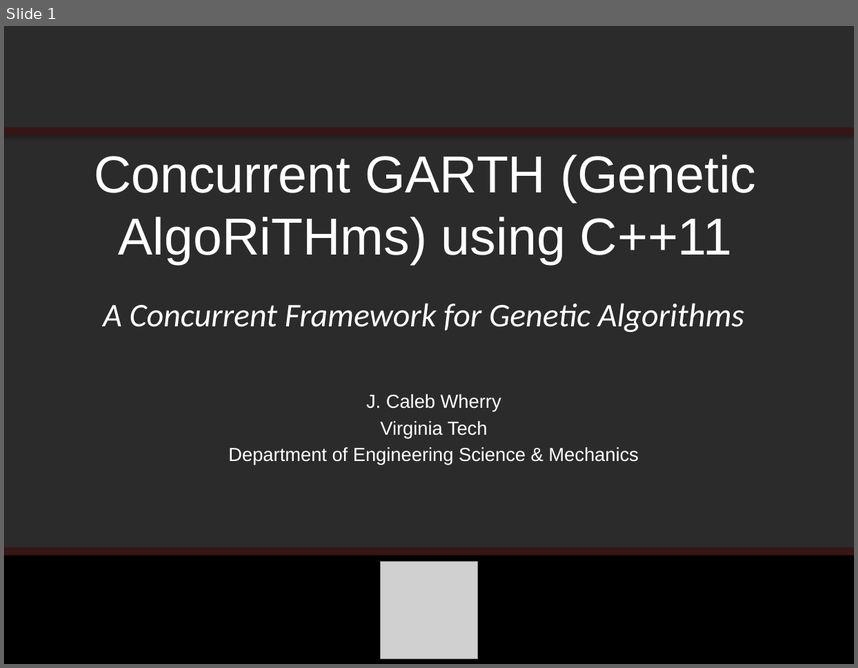
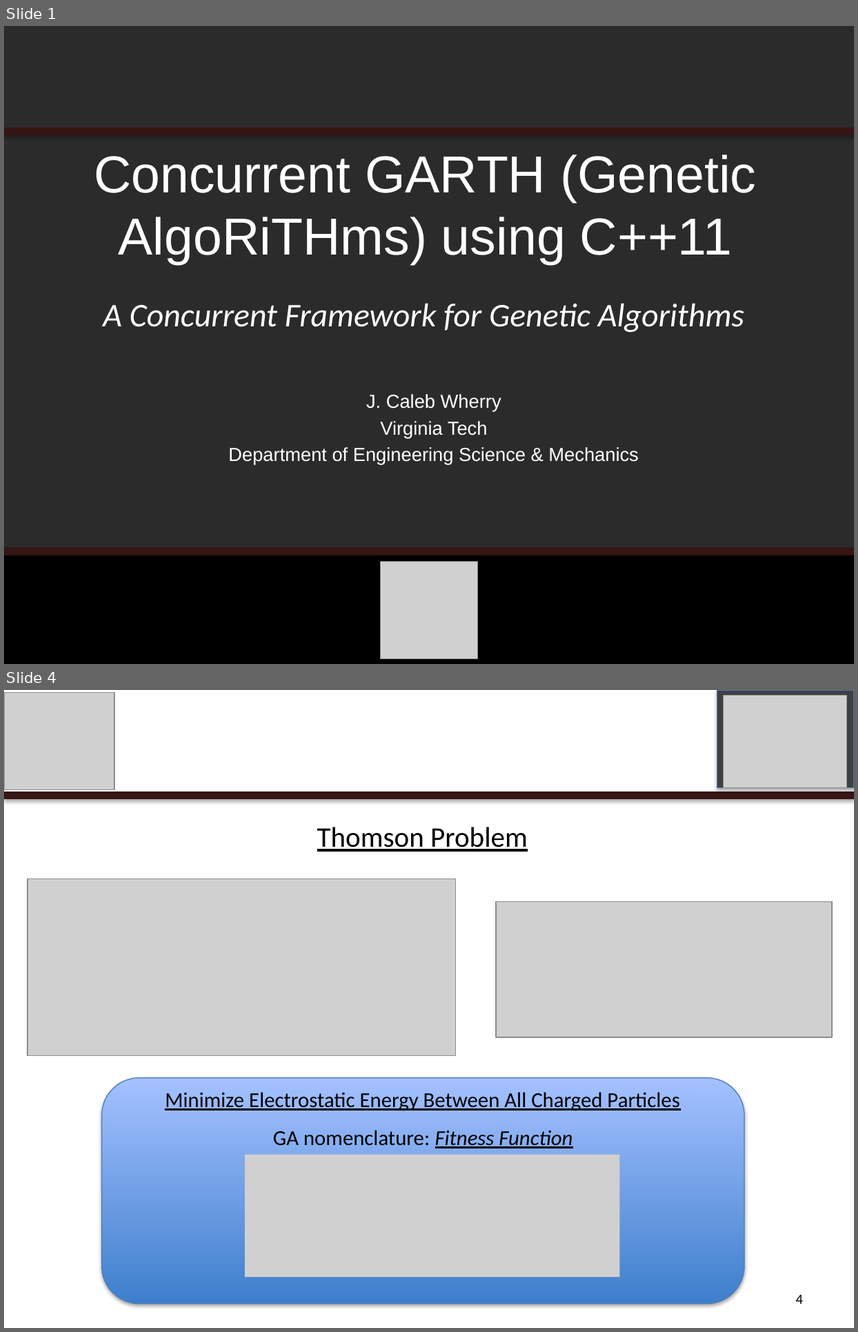
Before and after one commit to calebwherry/Concurrent-GARTH, a slide deck: doc/presentations/VT-CS-5510/Concurrent-GARTH.pptx. Shown one above the other, each under a label of ours: slide 1 before the commit, slides 1 and 4 after it; the slides between them are not shown. The pictures are 858x668 and 858x1332 pixels, drawn with LibreOffice and Linux fonts; fonts in the diff are those of the drawing; grey boxes stand for pictures; background and template pictures are left out; a plain dark background stands for a picture behind light text. Boxes give left, top, right and bottom in pixels: in the first picture for what was removed or moved away, otherwise in the second. Text is boxed around its words. In the diff, an @@ line names an element or a change of style, - is before the commit and + after.

```diff
--- a/doc/presentations/VT-CS-5510/Concurrent-GARTH.pptx
+++ b/doc/presentations/VT-CS-5510/Concurrent-GARTH.pptx
@@ slide 4 added at box(4, 690, 854, 1328), background #FFFFFF; not listed: 1 template element that a slide beside it also shows @@
@@ picture added at box(4, 693, 114, 789) @@
@@ rectangle added at box(717, 690, 854, 788), fill #404040, outline #4B7EBC 0.75 pt @@
@@ picture added at box(723, 695, 846, 788) @@
@@ text added at box(126, 715, 719, 775), 36 pt, text #FFFFFF @@
+Application Area
@@ text added at box(317, 827, 528, 851), 24 pt, text #000000, underline @@
+Thomson Problem
@@ picture added at box(27, 879, 456, 1056) @@
@@ picture added at box(496, 902, 832, 1037) @@
@@ rounded rectangle added at box(102, 1078, 744, 1304), fill gradient #3F80CE to #A4C4FF, outline #4B7EBC 0.75 pt @@
@@ text added at box(165, 1092, 680, 1111), 18 pt, text #000000, underline @@
+Minimize Electrostatic Energy Between All Charged Particles
@@ text added at box(273, 1130, 573, 1148), 18 pt, text #000000 @@
+GA nomenclature: Fitness Function
@@ picture added at box(245, 1154, 619, 1276) @@
@@ page number added at box(796, 1294, 803, 1303), 12 pt, text #000000 @@
+4
```
Also in this commit, not shown: 4 slides changed, 5 other slides added, 4 slides removed, 7 other files.
